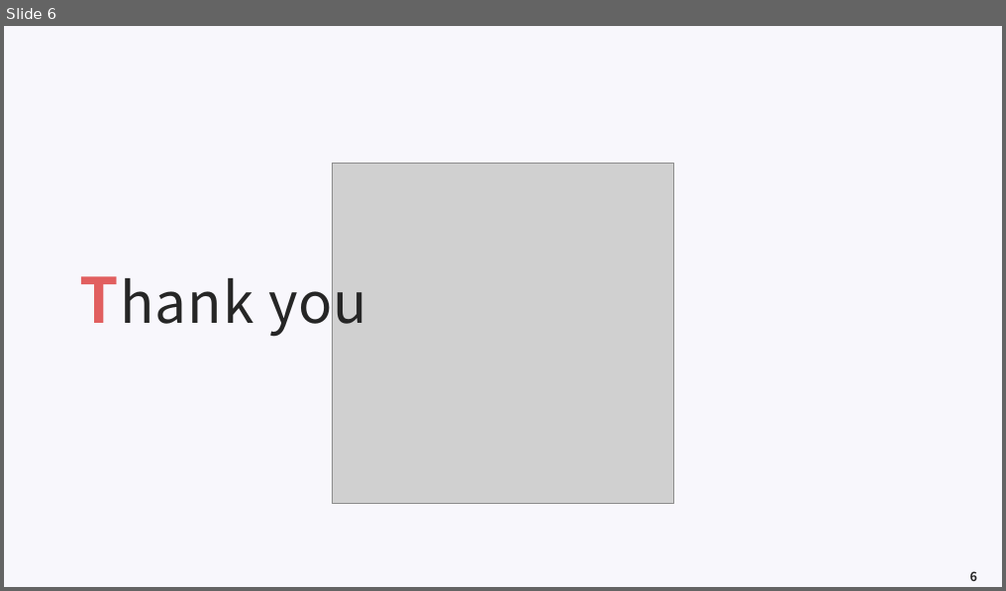
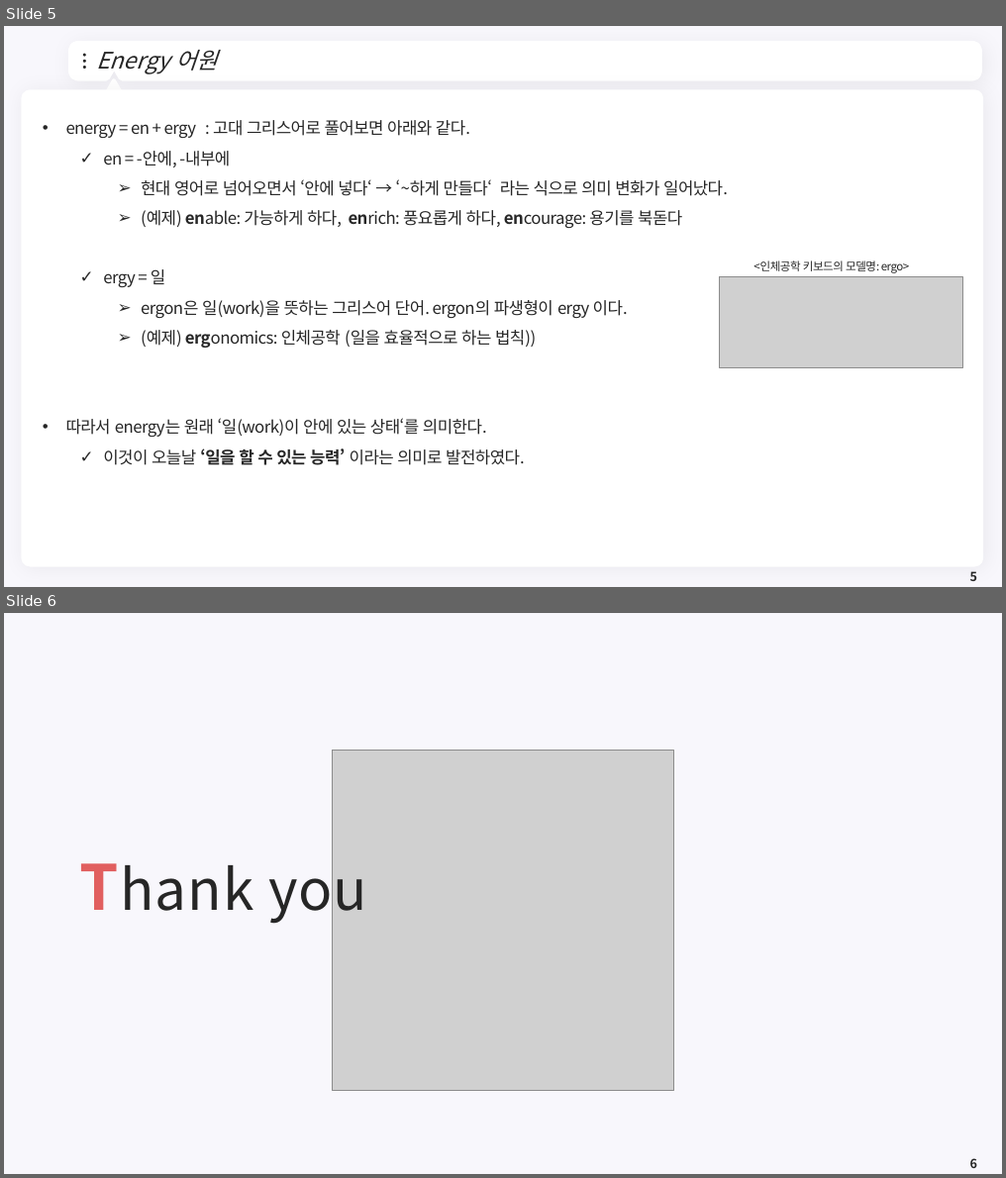
Before and after one commit to meandthey/Teaching, a slide deck: 에너지경제학/자원에너지경제학_Chapter_1.pptx. Shown one above the other, each under a label of ours: slide 6 before the commit, slides 5 and 6 after it. The pictures are 1006x591 and 1006x1178 pixels, drawn with LibreOffice and Linux fonts; fonts in the diff are those of the drawing; grey boxes stand for pictures; background and template pictures are left out. Boxes give left, top, right and bottom in pixels: in the first picture for what was removed or moved away, otherwise in the second. Text is boxed around its words. In the diff, an @@ line names an element or a change of style, - is before the commit and + after.

```diff
--- a/에너지경제학/자원에너지경제학_Chapter_1.pptx
+++ b/에너지경제학/자원에너지경제학_Chapter_1.pptx
@@ slide 5 added at (4,26,1002,587), background #F8F7FC @@
@@ freeform shape added at (72,45,979,77), fill #FFFFFF, outline #FFFFFF 7.25 pt @@
@@ ellipse added at (83,54,86,57), fill #262626 @@
@@ title added at (96,50,217,75), 22 pt, text #262626, italic @@
+Energy 어원
@@ ellipse added at (83,60,86,63), fill #262626 @@
@@ ellipse added at (83,66,86,69), fill #262626 @@
@@ triangle added at (105,80,122,95), fill #FFFFFF, outline #FFFFFF 3.75 pt @@
@@ freeform shape added at (958,56,967,68), fill #FFFFFF @@
@@ rounded rectangle added at (21,89,984,568), fill #FFFFFF @@
@@ text added at (66,120,728,466), 16 pt, text #262626 @@
+• energy = en + ergy : 고대 그리스어로 풀어보면 아래와 같다.
+  ✓ en = -안에, -내부에
+    ➢ 현대 영어로 넘어오면서 ‘안에 넣다‘ → ‘~하게 만들다‘ 라는 식으로 의미 변화가 일어났다.
+    ➢ (예제) enable: 가능하게 하다, enrich: 풍요롭게 하다, encourage: 용기를 북돋다
+  ✓ ergy = 일
+    ➢ ergon은 일(work)을 뜻하는 그리스어 단어. ergon의 파생형이 ergy 이다.
+    ➢ (예제) ergonomics: 인체공학 (일을 효율적으로 하는 법칙))
+• 따라서 energy는 원래 ‘일(work)이 안에 있는 상태‘를 의미한다.
+  ✓ 이것이 오늘날 ‘일을 할 수 있는 능력’ 이라는 의미로 발전하였다.
@@ text added at (753,261,909,274), 11 pt, text #262626 @@
+<인체공학 키보드의 모델명: ergo>
@@ picture added at (720,276,963,368) @@
@@ page number added at (970,571,977,581), 12 pt, text #262626, bold @@
+5
```
Also in this commit, not shown: 1 slide changed, 1 slide removed, 2 other files.
